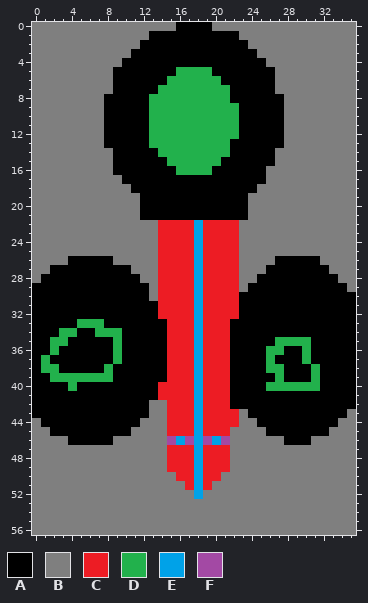
Pixel-art sprite -- img/drone.png. Above is the file before it was changed.
The file is 36x57 pixels.
Palette (. is transparent): A #000000  B #7f7f7f  C #ed1c24  D #22b14c  E #00a2e8  F #a349a4
After the commit:
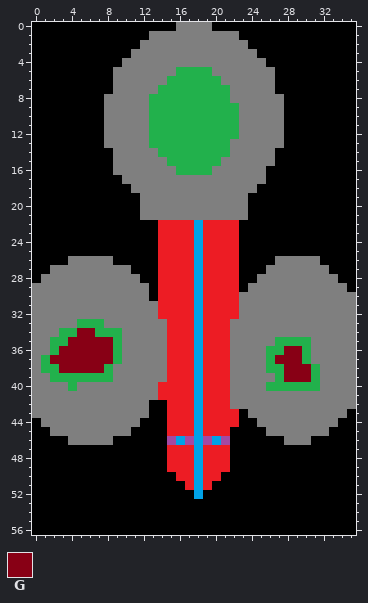
Colours new in this view: G #880015
The edit:
colour A: #000000 -> #7f7f7f
colour B: #7f7f7f -> #000000
y 34: x 5..6 AA -> GG
y 35: x 4..8 AAAAA -> GGGGG
y 36: x 3..8 AAAAAA -> GGGGGG; x 28..29 AA -> GG
y 37: x 2..8 AAAAAAA -> GGGGGGG; x 27..29 AAA -> GGG
y 38: x 3..7 AAAAA -> GGGGG; x 28..30 AAA -> GGG
y 39: x 28..30 AAA -> GGG
Changed places in both pictures, as pixel boxes (x1, y1, x2, y2):
changed: (32, 22, 356, 535)
